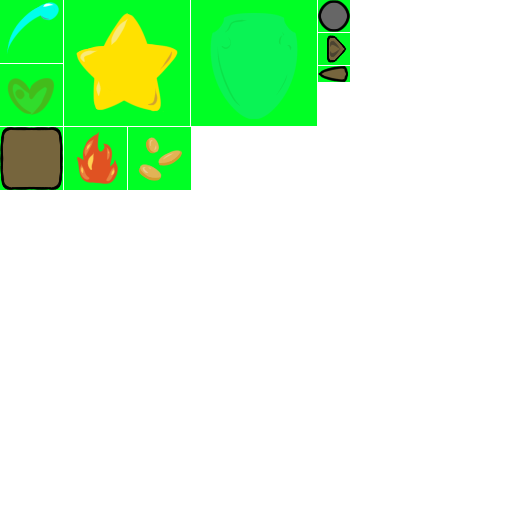
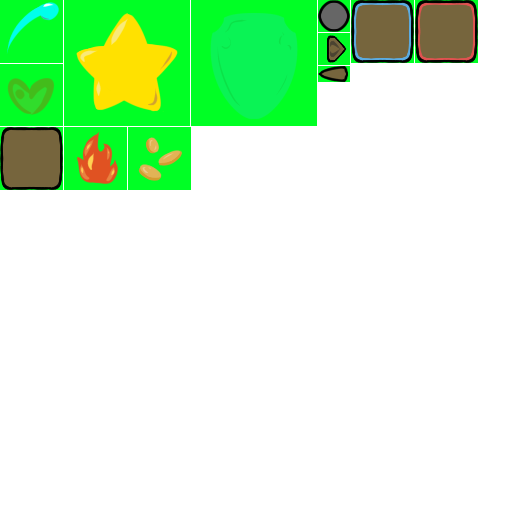
Comparing the layer stacks of the two w=512, h=512 images. Changes:
added group "Copier de statusEffectBG" (1st of 2) with 3 layers above "Copier de statusEffectBG" over box(351, 0, 448, 63)
added layer "Calque de dessin 3" (1st of 3, in "Copier de statusEffectBG") in group "Copier de statusEffectBG" over box(351, 0, 448, 63)
added layer "Calque de dessin 14" (1st of 2, in "Copier de statusEffectBG") in group "Copier de statusEffectBG" over box(351, 0, 448, 63)
added layer "Calque de dessin 4" (1st of 3, in "Copier de statusEffectBG") in group "Copier de statusEffectBG" over box(351, 0, 448, 63)
added group "Copier de statusEffectBG" (2nd of 2) with 3 layers above "statusEffectBG" over box(384, 0, 478, 63)
added layer "Calque de dessin 3" (2nd of 3, in "Copier de statusEffectBG") in group "Copier de statusEffectBG" over box(384, 0, 478, 63)
added layer "Calque de dessin 14" (2nd of 2, in "Copier de statusEffectBG") in group "Copier de statusEffectBG" over box(384, 0, 478, 63)
added layer "Calque de dessin 4" (2nd of 3, in "Copier de statusEffectBG") in group "Copier de statusEffectBG" over box(384, 0, 478, 63)
added layer "Copier de Calque de dessin 2" (1st of 4, in "greenScreen") in group "greenScreen" over box(351, 0, 448, 63)
added layer "Copier de Calque de dessin 2" (2nd of 4, in "greenScreen") in group "greenScreen" over box(384, 0, 478, 63)
